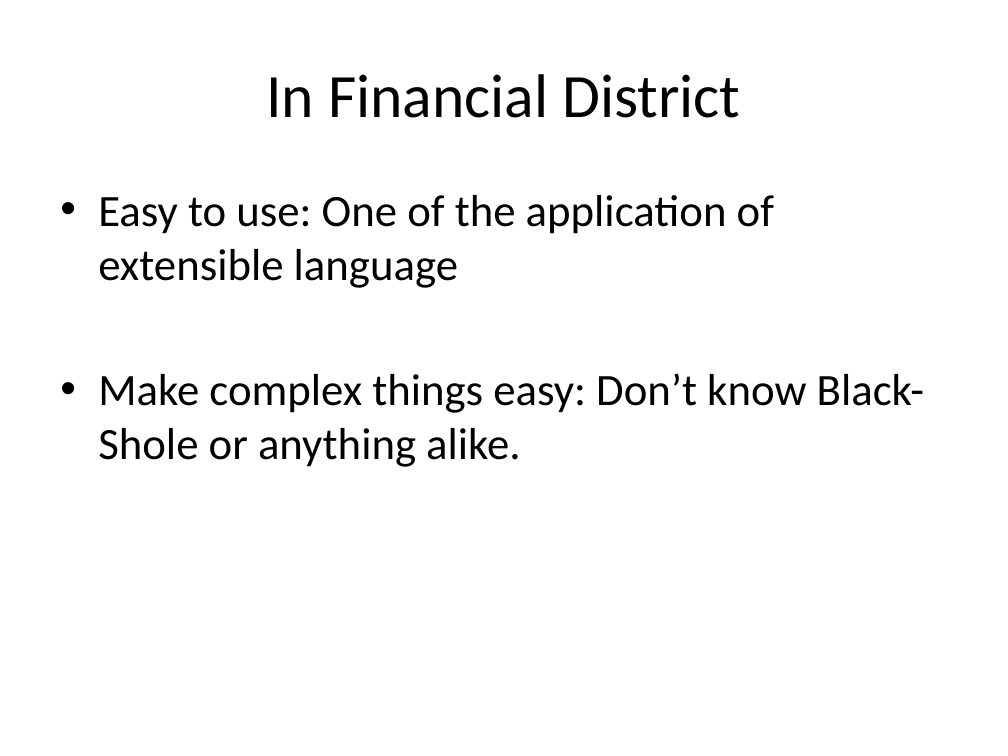
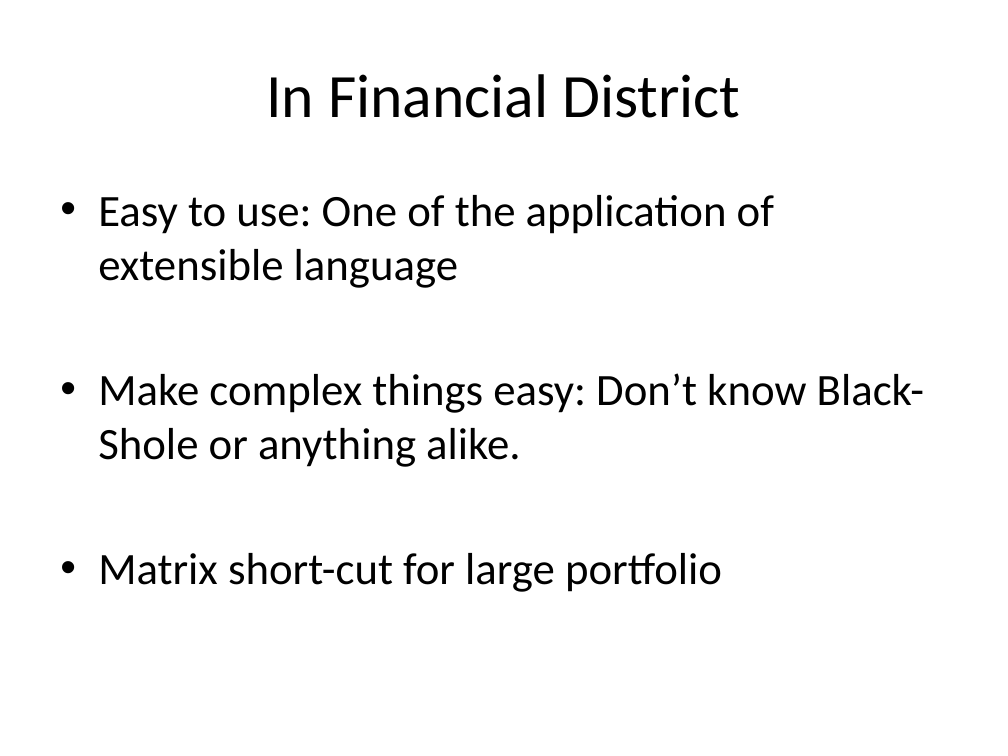
Before and after one commit to liufei11111/w4115PLT, a slide deck: slide 10 of src/project/demo/PLTFinalPresentation.pptx (slide 9 before the commit). Drawn at 1008x756 pixels with LibreOffice and Linux fonts; fonts in the diff are those of the drawing. Boxes give left, top, right and bottom in pixels: in the first picture for what was removed or moved away, otherwise in the second. Text is boxed around its words. In the diff, an @@ line names an element or a change of style, - is before the commit and + after.

```diff
--- a/src/project/demo/PLTFinalPresentation.pptx
+++ b/src/project/demo/PLTFinalPresentation.pptx
@@ text at bbox=[98, 553, 722, 592]: paragraph added @@
+• Matrix short-cut for large portfolio
```
Also in this commit, not shown: 1 slide added.
